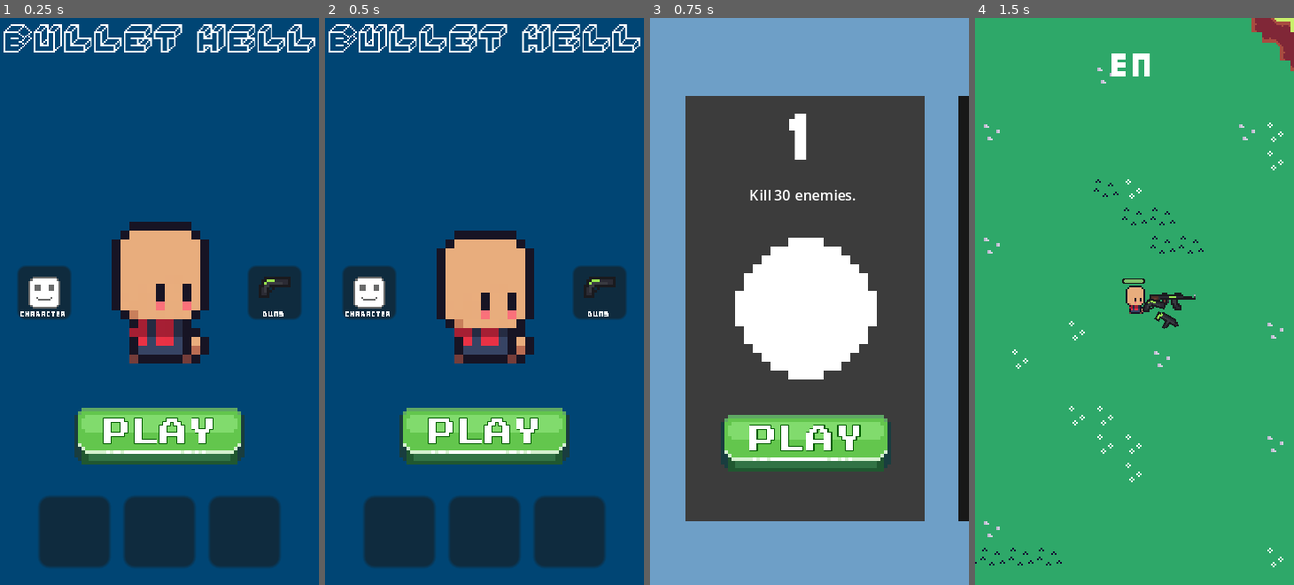
Above: before the commit, frames 1-4 (left to right).
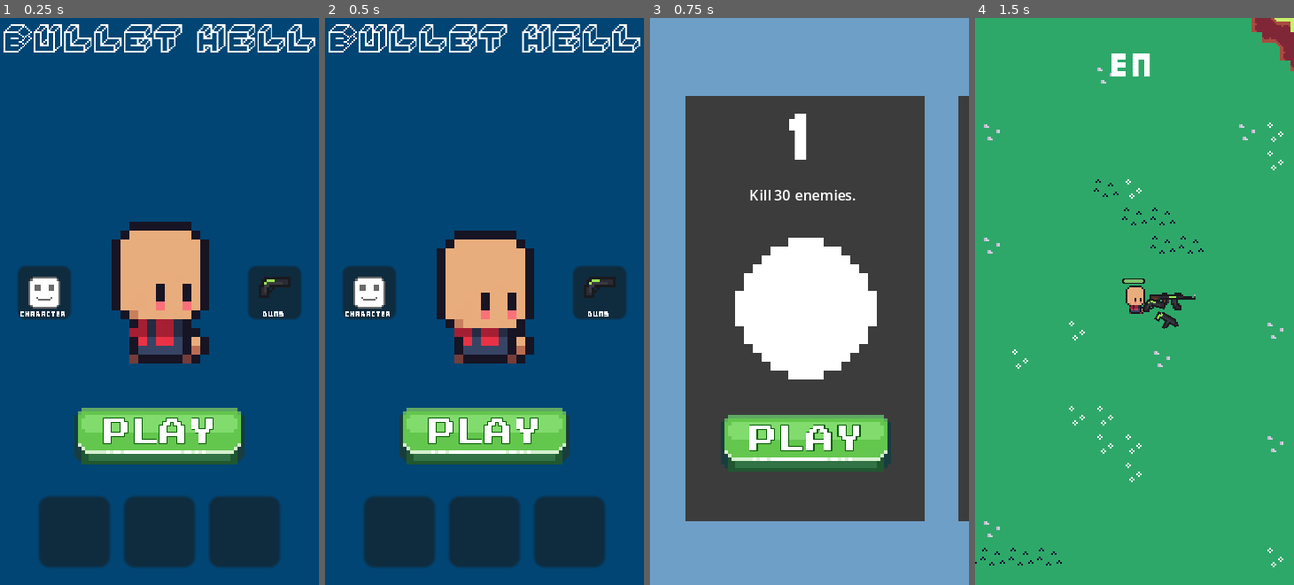
Above: after the commit, the same moments.

Repository: TrojanB/bullet_hell
Game: Godot game, scene res://scenes/menu.tscn
Same seed, same stepped clock (60 frames per second), same inputs: the game is played once before the commit and once after it.
Inputs:
- Up to frame 1 (0.25 s): no input
- Up to frame 2 (0.5 s): no input
- Up to frame 3 (0.75 s): click "PLAY" at 0.5 s
- Up to frame 4 (1.5 s): click "PLAY" at 1.25 s

Frames 1-2 are identical in both runs. In frame 3, 2.5% of the frame differs, in the area x 96-100%, y 13-89%; in frame 4, nothing differs.

Commit message:
LEVEL SE:ECTOPM DEV

Diff:
--- a/scenes/level_selection.tscn
+++ b/scenes/level_selection.tscn
@@ -1,6 +1,7 @@
-[gd_scene load_steps=4 format=3 uid="uid://by2v5b3aae5sw"]
+[gd_scene load_steps=5 format=3 uid="uid://by2v5b3aae5sw"]
 
 [ext_resource type="PackedScene" uid="uid://qs3wmsh44i4a" path="res://scenes/level_slot.tscn" id="1_2j8wu"]
+[ext_resource type="Script" path="res://scripts/Levels_Container.gd" id="1_hqtea"]
 
 [sub_resource type="StyleBoxFlat" id="StyleBoxFlat_ll38d"]
 bg_color = Color(0.431373, 0.623529, 0.780392, 1)
@@ -39,6 +40,7 @@
 [node name="HBoxContainer" type="HBoxContainer" parent="Panel/ScrollContainer"]
 layout_mode = 2
 theme_override_constants/separation = 10
+script = ExtResource("1_hqtea")
 
 [node name="BLANK_SPACE" type="Control" parent="Panel/ScrollContainer/HBoxContainer"]
 custom_minimum_size = Vector2(0, 1)
@@ -51,18 +53,21 @@
 level_number = 1
 goal = 30
 can_play = true
+complteted = true
 
 [node name="Level_Slot2" parent="Panel/ScrollContainer/HBoxContainer" instance=ExtResource("1_2j8wu")]
 layout_mode = 2
 mouse_filter = 2
 level_number = 2
 goal = 50
+complteted = true
 
 [node name="Level_Slot3" parent="Panel/ScrollContainer/HBoxContainer" instance=ExtResource("1_2j8wu")]
 layout_mode = 2
 mouse_filter = 2
 level_number = 3
 goal = 60
+complteted = true
 
 [node name="Level_Slot4" parent="Panel/ScrollContainer/HBoxContainer" instance=ExtResource("1_2j8wu")]
 layout_mode = 2
--- /dev/null
+++ b/scripts/Levels_Container.gd
@@ -0,0 +1,11 @@
+extends HBoxContainer
+
+
+func _ready():
+	for i in range(get_child_count()):
+		var level = get_child(i)
+		if level.has_method("is_completed") and level.is_completed():
+			print(level.is_completed())
+			var next_level = get_child(i+1)
+			next_level.change_can_play(true)
+			next_level.update_ui()
--- a/scripts/level_slot.gd
+++ b/scripts/level_slot.gd
@@ -10,11 +10,26 @@
 @export var goal : int = 20
 @export var game_mode : Gm.game_mode = Gm.game_mode.KILL_AMOUNT
 @export var can_play := false
+@export var complteted := false
 
 # Called when the node enters the scene tree for the first time.
 func _ready():
 	MOUSE_FILTER_IGNORE
 	level_name.text = str(level_number)
+	update_ui()
+
+
+func _on_button_button_up():
+	if can_play:
+		get_tree().change_scene_to_file(map)
+
+func is_completed():
+	return complteted
+
+func change_can_play(value : bool):
+	can_play = value
+
+func update_ui():
 	if can_play:
 		match game_mode:
 			Gm.game_mode.KILL_AMOUNT:
@@ -28,9 +43,3 @@
 		modulate = Color(1,1,1)
 	else:
 		modulate = Color(0.405, 0.405, 0.405)
-
-
-
-func _on_button_button_up():
-	if can_play:
-		get_tree().change_scene_to_file(map)
